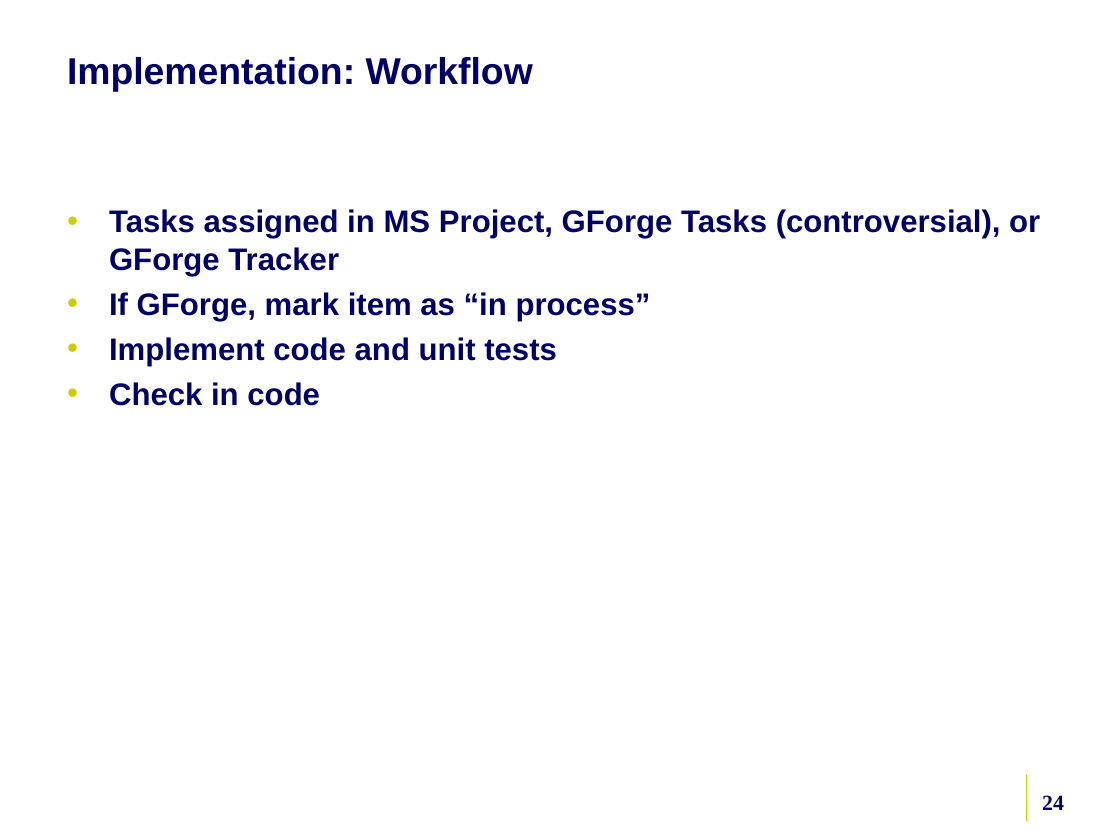
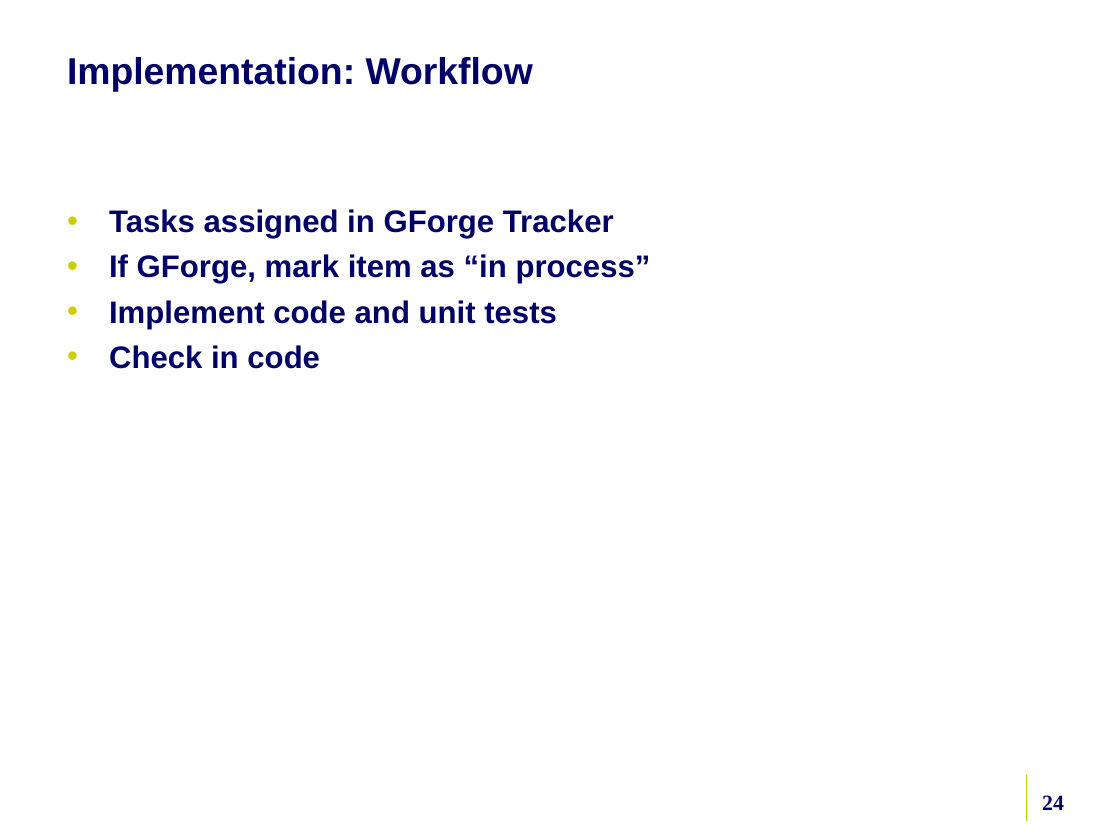
Before and after one commit to NCIP/caarray-docs, a slide deck: slide 24 of environment/references/5am_ncicb_development_process.ppt. Drawn at 1120x840 pixels with LibreOffice and Linux fonts; fonts in the diff are those of the drawing; background and template pictures are left out. Boxes give left, top, right and bottom in pixels: in the first picture for what was removed or moved away, otherwise in the second. Text is boxed around its words. In the diff, an @@ line names an element or a change of style, - is before the commit and + after.

```diff
--- a/environment/references/5am_ncicb_development_process.ppt
+++ b/environment/references/5am_ncicb_development_process.ppt
@@ text at (109, 209, 614, 239): text changed @@
-• Tasks assigned in MS Project, GForge Tasks (controversial), or GForge Tracker
+• Tasks assigned in GForge Tracker
```
Also in this commit, not shown: 9 other slides changed, 9 slides added, 7 slides removed.
